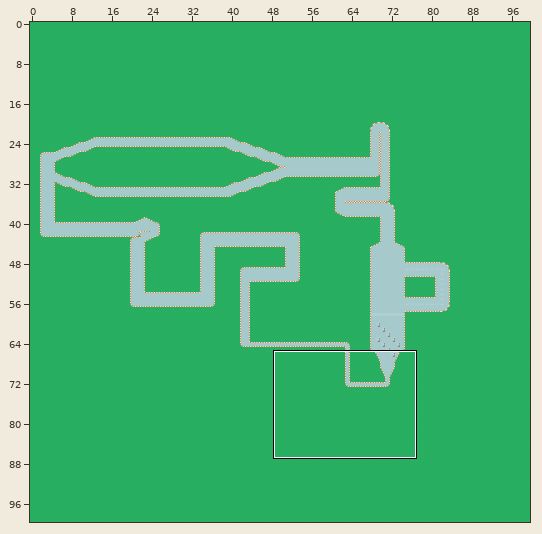
Tiled map, stored at Assets/tilemaps/mymap.tmx. Above: a wide view before the commit, with the close-up outlined.
Close-up. As it was:
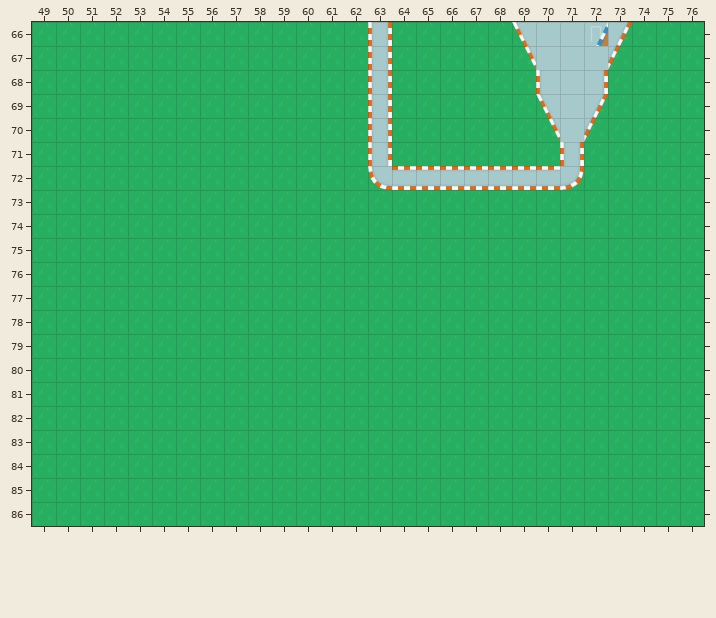
Cells are 128x128 px. Shown: x 49..76, y 66..86. The commit also changed other parts of the map, which this record leaves out.
The same view after the edit:
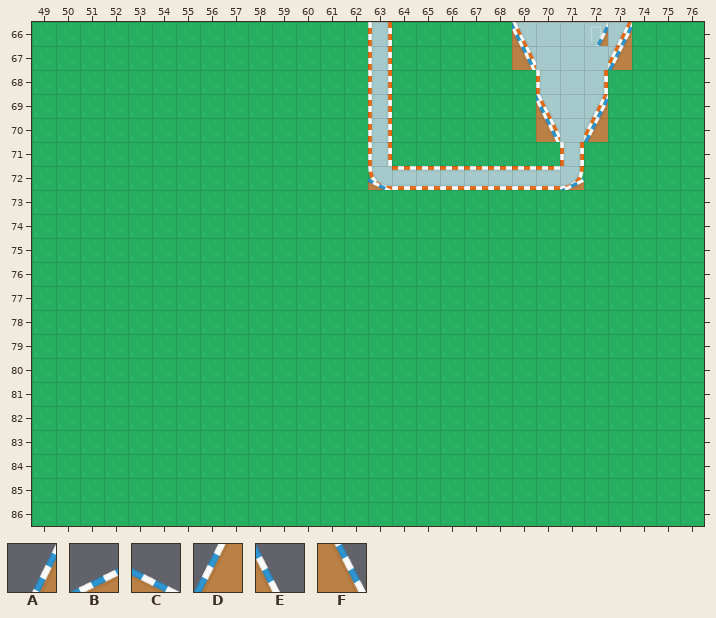
Key: from "tiles": A 128 "road_dirt11", B 131 "road_dirt14", C 134 "road_dirt17", D 146 "road_dirt29", E 166 "road_dirt49", F 184 "road_dirt67".
_ is an empty cell.
Tiles of an added or newly shown layer are drawn over the layers below it.
The exact change:
Layer "Walls" (added):
There is now tile A in row 66 at x 73; in row 69 at x 72.
There is now tile B in row 72 at x 71.
There is now tile C in row 72 at x 63.
There is now tile D in row 67 at x 73; in row 70 at x 72.
There is now tile E in row 66 at x 69; in row 69 at x 70.
There is now tile F in row 67 at x 69; in row 70 at x 70.
